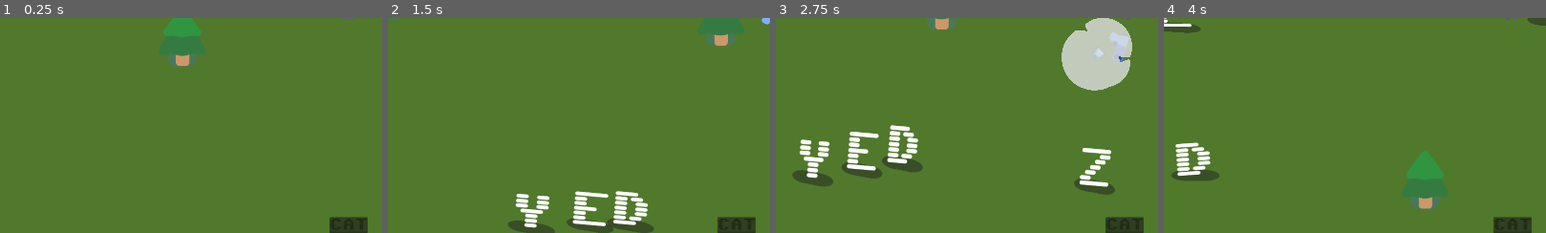
Above: before the commit, frames 1-4 (left to right).
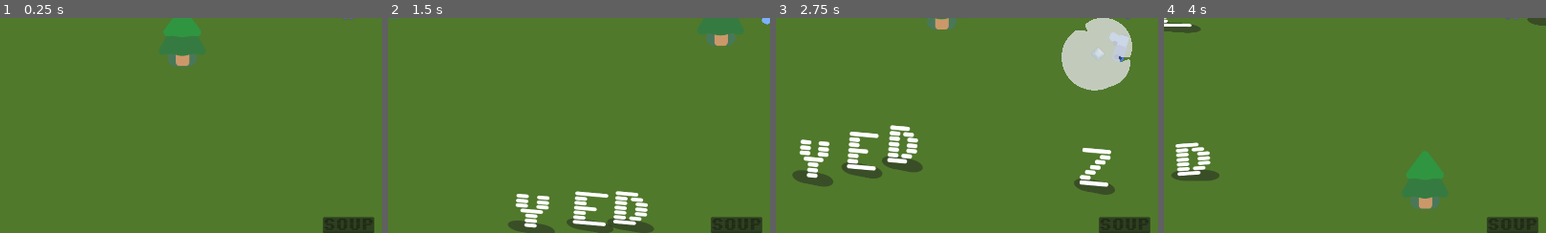
Above: after the commit, the same moments.

Repository: cu-jonas/cozy_cook
Game: Godot game, scene res://main.tscn
Same seed, same stepped clock (60 frames per second), same inputs: the game is played once before the commit and once after it.
Inputs:
- Up to frame 1 (0.25 s): no input
- Up to frame 2 (1.5 s): tap Enter at 0.5 s; hold D (move_right) 0.53-1.28 s; hold S (move_down) from 1.28 s (still down)
- Up to frame 3 (2.75 s): release S (move_down) at 2.03 s; hold D (move_right) from 2.03 s (still down)
- Up to frame 4 (4 s): release D (move_right) at 2.78 s; hold W (move_up) 2.78-3.53 s; hold A (move_left) from 3.53 s (still down)
The pictures show only the part of the screen within x 4-54%, y 50-100%; the shares and areas given below are measured in that part.

The runs differ from the first frame. In frame 1, 0.3% of the frame differs, in the area x 84-98%, y 92-100%; in frame 2, 0.3%; in frame 3, 0.3%; in frame 4, 0.3%.

Commit message:
Added level progression with victory and next level screens. Added Soup that heals the player that unlocks after the first level

Diff:
--- a/characters/mob/mob.gd
+++ b/characters/mob/mob.gd
@@ -25,10 +25,14 @@
 		call_deferred("_die")
 
 func _die():
-	_spawn_crystal()
+
+	if randf() < .2 and Globals.Game.unlocked_words.has("SOUP"):
+		_spawn_soup()
+	else:
+		_spawn_crystal()
+
 	_spawn_smoke()
 	AudioManager.play_sfx("EnemyDie", 0, true)
-
 	mob_defeated.emit(%Glyphy.letter)
 
 	queue_free()
@@ -45,3 +49,9 @@
 	var xp = XP_CRYSTAL.instantiate()
 	get_parent().add_child(xp)
 	xp.global_position = global_position
+
+func _spawn_soup():
+	const SOUP = preload("res://pickups/soup.tscn")
+	var soup = SOUP.instantiate()
+	get_parent().add_child(soup)
+	soup.global_position = global_position
--- a/characters/player_cat/player_cat.gd
+++ b/characters/player_cat/player_cat.gd
@@ -43,6 +43,11 @@
 	# run this after the level up so it goes down!
 	xp_earned.emit()
 
+func collect_soup(amount: int):
+	# heal the player
+	health = clamp(health + amount, 0, 100)
+	%HealthBar.value = health
+
 func _check_level_up():
 	while level - 1 < xp_requirements.size() and xp >= xp_requirements[level - 1]:
 		xp -= xp_requirements[level - 1] # subtract spent XP (optional)
--- a/game.gd
+++ b/game.gd
@@ -1,19 +1,22 @@
 extends Node2D
+class_name Game
 
-signal game_over
-signal game_won
+signal level_fail
+signal level_won
 
-var goal_words : Array = [ 'CAT' ]
-var goal_word_index = 0
+# debug: everything unlocked!
+#var unlocked_words : Array = [ 'SOUP']
+var unlocked_words : Array
+var current_word : String
 
-func _ready() -> void:
-	start_game()
+func reset_game():
+	unlocked_words = []
 
-func start_game():
+func start_level(word : String):
 
 	# remove existing mobs:
 	for child in get_children():
-		if child is Mob or child is XpPickup:
+		if child is Mob or child is XpPickup or child is SoupPickup:
 			child.queue_free()
 
 	# populate initial mobs
@@ -23,8 +26,8 @@
 	%CatPlayer.reset_player()
 	_on_cat_player_level_up()
 	_on_cat_player_xp_earned()
-	goal_word_index = 0
-	%GoalWord.set_word(goal_words[0])
+	current_word = word
+	%GoalWord.set_word(current_word)
 
 func spawn_mob():
 	var new_mob = preload("res://characters/mob/mob.tscn").instantiate()
@@ -38,7 +41,7 @@
 	%GoalWord.add_letter(letter)
 
 func _on_player_health_depleted() -> void:
-	game_over.emit()
+	level_fail.emit()
 
 func _on_cat_player_level_up() -> void:
 	%Label_PlayerLevel.text = "Level " + str(%CatPlayer.level)
@@ -47,8 +50,5 @@
 	%Progress_PlayerXP.value = %CatPlayer.get_xp_progress() * 100.0
 
 func _on_goal_world_word_completed() -> void:
-	goal_word_index += 1
-	if goal_word_index >= goal_words.size():
-		game_won.emit()
-	else:
-		%GoalWord.set_word(goal_words[goal_word_index])
+	unlocked_words.append(current_word)
+	level_won.emit()
--- /dev/null
+++ b/globals.gd
@@ -0,0 +1,3 @@
+extends Node
+
+var Game : Game
--- a/goal_world.gd
+++ b/goal_world.gd
@@ -22,6 +22,11 @@
 
 	# Build bbcode string per letter
 	for i in current_word:
+
+		#ignore spaces
+		if i == ' ':
+			result += " "
+
 		if revealed_letters.has(i):
 			# fully visible
 			result += "[color=#ffffff]"+i+"[/color]"
--- a/main.gd
+++ b/main.gd
@@ -1,20 +1,56 @@
 extends Node
 
+var level_index = 0
+var words : Array = [ 'SOUP', 'CARROT', 'PUMPKIN']
+
+
 func _ready() -> void:
+	Globals.Game = %Game
+	_start_level()
+
+func _on_next_level_button_pressed() -> void:
+	_start_level()
+
+func _on_restart_game_button_pressed() -> void:
+	level_index = 0
+	%Game.reset_game()
+	_start_level()
+
+func _on_retry_level_button_pressed() -> void:
+	_start_level()
+
+func _start_level():
+	print('level started')
+	%Game.get_tree().paused = false
+	%Game.start_level(words[level_index])
+	%LevelComplete.visible = false
+	%GameOver.visible = false
 	%GameWon.visible = false
-	%GameOver.visible = false
 
-func _on_game_game_over() -> void:
+
+func _on_game_level_fail() -> void:
 	%Game.get_tree().paused = true
 	%GameOver.visible = true
 
-func _on_game_game_won() -> void:
+
+func _on_game_level_won() -> void:
 	%Game.get_tree().paused = true
-	%GameWon.visible = true
 
+	# this is a really bad way to do this, but it works!
+	%SoupImage.visible = false
+	%PumpkinImage.visible = false
+	%CarrotImage.visible = false
 
-func _on_next_level_button_pressed() -> void:
-	print('next level started')
-	%Game.get_tree().paused = false
-	%Game.start_game()
-	%GameWon.visible = false
+	if level_index == 0:
+		%SoupImage.visible = true
+	elif level_index == 1:
+		%CarrotImage.visible = true
+	elif level_index == 2:
+		%PumpkinImage.visible = true
+
+	level_index += 1
+
+	if level_index <= words.size():
+		%LevelComplete.visible = true
+	else:
+		%GameWon.visible = true
--- a/main.tscn
+++ b/main.tscn
@@ -1,8 +1,21 @@
-[gd_scene load_steps=4 format=3 uid="uid://4imwjmbgpuwh"]
+[gd_scene load_steps=8 format=3 uid="uid://4imwjmbgpuwh"]
 
 [ext_resource type="Script" uid="uid://bc15pl5k0b5t8" path="res://main.gd" id="1_0xm2m"]
 [ext_resource type="PackedScene" uid="uid://sixfqsom77do" path="res://game.tscn" id="2_h2yge"]
+[ext_resource type="Texture2D" uid="uid://wlbes1ulnqnp" path="res://assets/items-spritesheet.png" id="3_1bvp3"]
 [ext_resource type="FontFile" uid="uid://bmfccjxytgkd6" path="res://characters/glyphy/sixtyfour.ttf" id="3_h2yge"]
+
+[sub_resource type="AtlasTexture" id="AtlasTexture_lquwl"]
+atlas = ExtResource("3_1bvp3")
+region = Rect2(32, 192, 16, 16)
+
+[sub_resource type="AtlasTexture" id="AtlasTexture_7mycd"]
+atlas = ExtResource("3_1bvp3")
+region = Rect2(16, 32, 16, 16)
+
+[sub_resource type="AtlasTexture" id="AtlasTexture_272bh"]
+atlas = ExtResource("3_1bvp3")
+region = Rect2(16, 144, 16, 16)
 
 [node name="Main" type="Node"]
 script = ExtResource("1_0xm2m")
@@ -12,7 +25,6 @@
 
 [node name="GameOver" type="CanvasLayer" parent="."]
 unique_name_in_owner = true
-visible = false
 
 [node name="ColorRect" type="ColorRect" parent="GameOver"]
 anchors_preset = 15
@@ -22,7 +34,46 @@
 grow_vertical = 2
 color = Color(0.513726, 0.00392157, 0.0235294, 0.764706)
 
-[node name="Label" type="Label" parent="GameOver/ColorRect"]
+[node name="VBoxContainer" type="VBoxContainer" parent="GameOver/ColorRect"]
+layout_mode = 1
+anchors_preset = 8
+anchor_left = 0.5
+anchor_top = 0.5
+anchor_right = 0.5
+anchor_bottom = 0.5
+offset_left = -442.0
+offset_top = -109.5
+offset_right = 442.0
+offset_bottom = 109.5
+grow_horizontal = 2
+grow_vertical = 2
+
+[node name="Label2" type="Label" parent="GameOver/ColorRect/VBoxContainer"]
+layout_mode = 2
+theme_override_font_sizes/font_size = 128
+text = "LEVEL FAILED :-("
+
+[node name="RetryLevelButton" type="Button" parent="GameOver/ColorRect/VBoxContainer"]
+process_mode = 3
+layout_mode = 2
+theme_override_fonts/font = ExtResource("3_h2yge")
+theme_override_font_sizes/font_size = 32
+action_mode = 0
+text = "Retry Level"
+
+[node name="LevelComplete" type="CanvasLayer" parent="."]
+unique_name_in_owner = true
+visible = false
+
+[node name="ColorRect" type="ColorRect" parent="LevelComplete"]
+anchors_preset = 15
+anchor_right = 1.0
+anchor_bottom = 1.0
+grow_horizontal = 2
+grow_vertical = 2
+color = Color(0.158017, 0.212388, 0.574148, 0.764706)
+
+[node name="PanelContainer" type="PanelContainer" parent="LevelComplete/ColorRect"]
 layout_mode = 1
 anchors_preset = 8
 anchor_left = 0.5
@@ -30,13 +81,51 @@
 anchor_right = 0.5
 anchor_bottom = 0.5
 offset_left = -20.0
-offset_top = -11.5
+offset_top = -20.0
 offset_right = 20.0
-offset_bottom = 11.5
+offset_bottom = 20.0
 grow_horizontal = 2
 grow_vertical = 2
+
+[node name="VBoxContainer" type="VBoxContainer" parent="LevelComplete/ColorRect/PanelContainer"]
+layout_mode = 2
+
+[node name="Label" type="Label" parent="LevelComplete/ColorRect/PanelContainer/VBoxContainer"]
+layout_mode = 2
 theme_override_font_sizes/font_size = 128
-text = "GAME OVER :-("
+text = "Completed Recipe"
+
+[node name="SoupImage" type="TextureRect" parent="LevelComplete/ColorRect/PanelContainer/VBoxContainer"]
+unique_name_in_owner = true
+visible = false
+custom_minimum_size = Vector2(100, 100)
+layout_mode = 2
+texture = SubResource("AtlasTexture_lquwl")
+stretch_mode = 5
+
+[node name="CarrotImage" type="TextureRect" parent="LevelComplete/ColorRect/PanelContainer/VBoxContainer"]
+unique_name_in_owner = true
+visible = false
+custom_minimum_size = Vector2(100, 100)
+layout_mode = 2
+texture = SubResource("AtlasTexture_7mycd")
+stretch_mode = 5
+
+[node name="PumpkinImage" type="TextureRect" parent="LevelComplete/ColorRect/PanelContainer/VBoxContainer"]
+unique_name_in_owner = true
+visible = false
+custom_minimum_size = Vector2(100, 100)
+layout_mode = 2
+texture = SubResource("AtlasTexture_272bh")
+stretch_mode = 5
+
+[node name="NextLevelButton" type="Button" parent="LevelComplete/ColorRect/PanelContainer/VBoxContainer"]
+process_mode = 3
+layout_mode = 2
+theme_override_fonts/font = ExtResource("3_h2yge")
+theme_override_font_sizes/font_size = 32
+action_mode = 0
+text = "Next Stage"
 
 [node name="GameWon" type="CanvasLayer" parent="."]
 unique_name_in_owner = true
@@ -72,14 +161,16 @@
 theme_override_font_sizes/font_size = 128
 text = "You Win! :-)"
 
-[node name="NextLevelButton" type="Button" parent="GameWon/ColorRect/PanelContainer/VBoxContainer"]
+[node name="RestartGameButton" type="Button" parent="GameWon/ColorRect/PanelContainer/VBoxContainer"]
 process_mode = 3
 layout_mode = 2
 theme_override_fonts/font = ExtResource("3_h2yge")
 theme_override_font_sizes/font_size = 32
 action_mode = 0
-text = "Next Level"
+text = "Start Over"
 
-[connection signal="game_over" from="Game" to="." method="_on_game_game_over"]
-[connection signal="game_won" from="Game" to="." method="_on_game_game_won"]
-[connection signal="pressed" from="GameWon/ColorRect/PanelContainer/VBoxContainer/NextLevelButton" to="." method="_on_next_level_button_pressed"]
+[connection signal="level_fail" from="Game" to="." method="_on_game_level_fail"]
+[connection signal="level_won" from="Game" to="." method="_on_game_level_won"]
+[connection signal="pressed" from="GameOver/ColorRect/VBoxContainer/RetryLevelButton" to="." method="_on_retry_level_button_pressed"]
+[connection signal="pressed" from="LevelComplete/ColorRect/PanelContainer/VBoxContainer/NextLevelButton" to="." method="_on_next_level_button_pressed"]
+[connection signal="pressed" from="GameWon/ColorRect/PanelContainer/VBoxContainer/RestartGameButton" to="." method="_on_restart_game_button_pressed"]
--- /dev/null
+++ b/pickups/soup.gd
@@ -0,0 +1,14 @@
+extends Area2D
+class_name SoupPickup
+
+func _ready() -> void:
+	%AnimationPlayer.play("wobble")
+
+func _on_body_entered(body: Node2D) -> void:
+	if body.has_method("collect_soup"):
+		AudioManager.play_xp_sfx()
+		body.collect_soup(5)
+		queue_free() # remove the xp node
+
+func _on_expiration_timeout() -> void:
+	queue_free()
--- /dev/null
+++ b/pickups/soup.tscn
@@ -0,0 +1,74 @@
+[gd_scene load_steps=8 format=3 uid="uid://bpeqftfbdrapf"]
+
+[ext_resource type="Script" uid="uid://duve1nphfw7dc" path="res://pickups/soup.gd" id="1_l4fk3"]
+[ext_resource type="Texture2D" uid="uid://wlbes1ulnqnp" path="res://assets/items-spritesheet.png" id="2_ty45t"]
+
+[sub_resource type="CircleShape2D" id="CircleShape2D_77g8h"]
+radius = 15.1327
+
+[sub_resource type="AtlasTexture" id="AtlasTexture_2cx75"]
+atlas = ExtResource("2_ty45t")
+region = Rect2(32, 192, 16, 16)
+
+[sub_resource type="Animation" id="Animation_ku1ra"]
+length = 0.001
+tracks/0/type = "value"
+tracks/0/imported = false
+tracks/0/enabled = true
+tracks/0/path = NodePath(".:scale")
+tracks/0/interp = 1
+tracks/0/loop_wrap = true
+tracks/0/keys = {
+"times": PackedFloat32Array(0),
+"transitions": PackedFloat32Array(1),
+"update": 0,
+"values": [Vector2(2, 2)]
+}
+
+[sub_resource type="Animation" id="Animation_vunnw"]
+resource_name = "wobble"
+length = 0.5
+loop_mode = 1
+tracks/0/type = "value"
+tracks/0/imported = false
+tracks/0/enabled = true
+tracks/0/path = NodePath(".:scale")
+tracks/0/interp = 2
+tracks/0/loop_wrap = true
+tracks/0/keys = {
+"times": PackedFloat32Array(0, 0.233333, 0.5),
+"transitions": PackedFloat32Array(1, 5.65686, 1),
+"update": 0,
+"values": [Vector2(2, 2), Vector2(1.2, 1.2), Vector2(2, 2)]
+}
+
+[sub_resource type="AnimationLibrary" id="AnimationLibrary_ler7p"]
+_data = {
+&"RESET": SubResource("Animation_ku1ra"),
+&"wobble": SubResource("Animation_vunnw")
+}
+
+[node name="Soup" type="Area2D"]
+scale = Vector2(2, 2)
+script = ExtResource("1_l4fk3")
+
+[node name="CollisionShape2D" type="CollisionShape2D" parent="."]
+shape = SubResource("CircleShape2D_77g8h")
+
+[node name="Sprite2D" type="Sprite2D" parent="."]
+z_index = -1
+scale = Vector2(2, 2)
+texture = SubResource("AtlasTexture_2cx75")
+
+[node name="AnimationPlayer" type="AnimationPlayer" parent="Sprite2D"]
+unique_name_in_owner = true
+libraries = {
+&"": SubResource("AnimationLibrary_ler7p")
+}
+
+[node name="Expiration" type="Timer" parent="."]
+wait_time = 20.0
+autostart = true
+
+[connection signal="body_entered" from="." to="." method="_on_body_entered"]
+[connection signal="timeout" from="Expiration" to="." method="_on_expiration_timeout"]
--- a/project.godot
+++ b/project.godot
@@ -86,6 +86,7 @@
 [autoload]
 
 AudioManager="*res://audio/AudioManager.tscn"
+Globals="*res://globals.gd"
 
 [display]
 
Binary file added: assets/items-spritesheet.png
Not shown, added: assets/items-spritesheet.png.import
Not shown, added: globals.gd.uid
Not shown, added: pickups/soup.gd.uid
Not shown, changed: README.md
